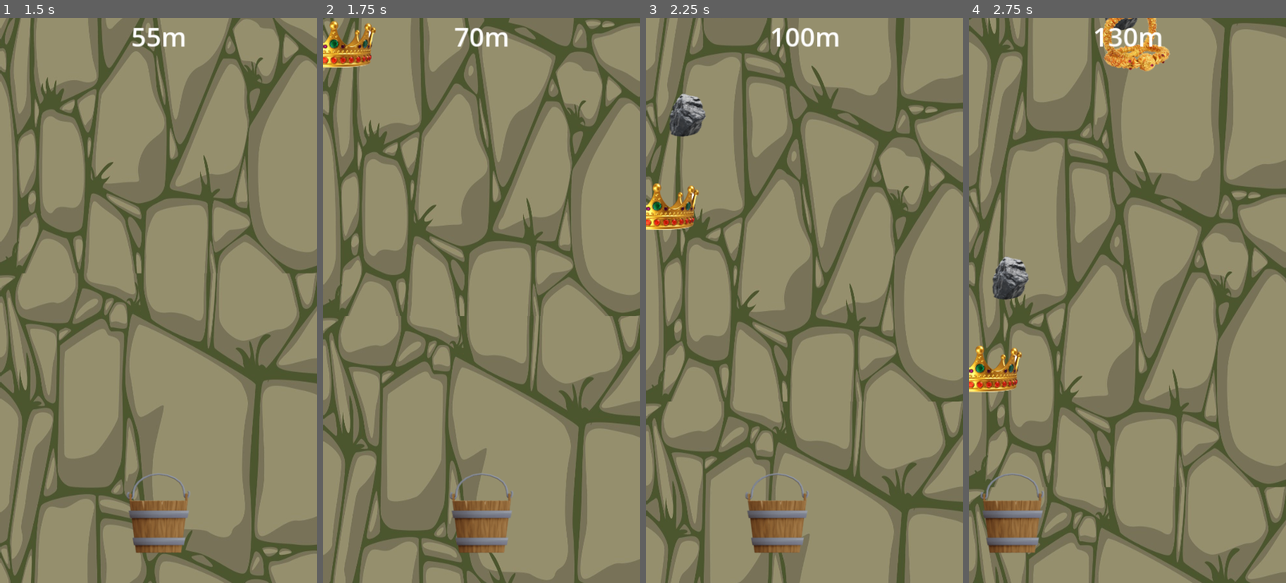
Above: before the commit, frames 1-4 (left to right).
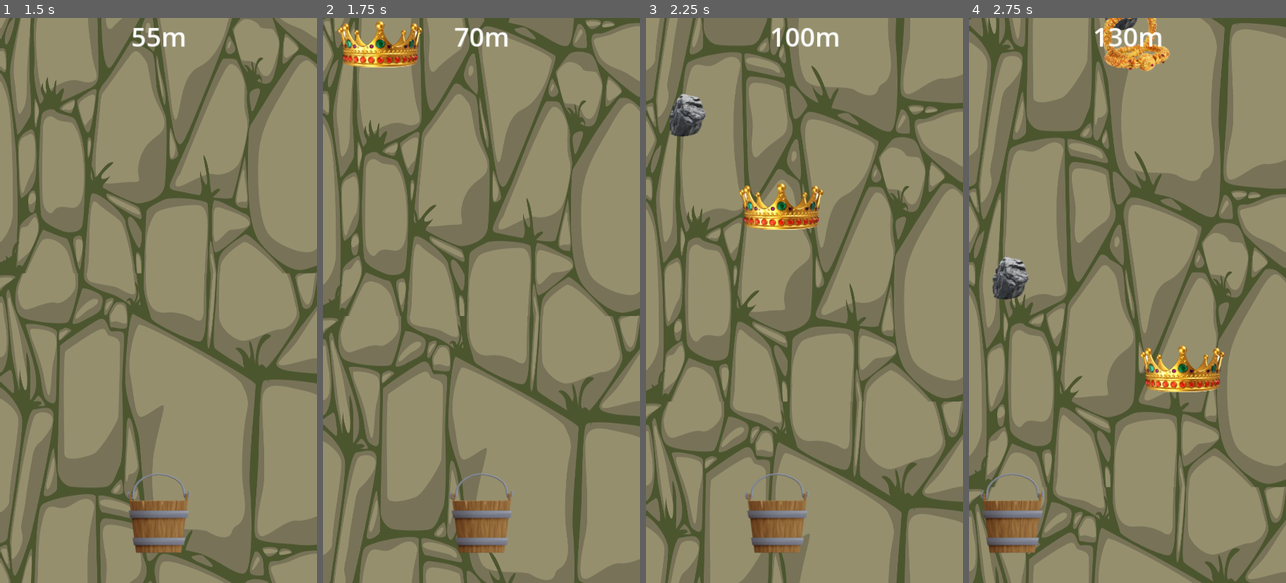
Above: after the commit, the same moments.

Repository: RehmahMuneeb/WWC
Game: Godot game, scene res://scenes/main.tscn
Two runs of this game, one before a commit and one after it. Both use one fixed random seed, a clock stepped at 60 frames per second and the inputs below.
Inputs (mouse positions are in pixels of both pictures, inside the frame that each line leads up to):
- Up to frame 1 (1.5 s): click "Play" at 0.5 s; move the mouse to (228, 272) at 1.27 s; click (228, 272) at 1.42 s
- Up to frame 2 (1.75 s): no input
- Up to frame 3 (2.25 s): drag from (741, 328) to (684, 40) at 2.02 s
- Up to frame 4 (2.75 s): no input

Frame 1 is identical in both runs. In frame 2, 1.9% of the frame differs, in the area x 0-32%, y 0-9%; in frame 3, 2.3%; in frame 4, 2.3%, in the area x 0-81%, y 58-67%.

Commit message:
deepseek

Diff:
--- a/jewel_sprite.gd
+++ b/jewel_sprite.gd
@@ -36,7 +36,6 @@
 	var screen_size = get_viewport_rect().size
 	screen_right_boundary = screen_size.x - 50
 
-# This function is called every frame
 func _process(delta):
 	# Update the spawn timer
 	spawn_timer -= delta
@@ -47,7 +46,8 @@
 		spawn_timer = spawn_interval  # Reset the timer for the next spawn
 
 	# Update positions of jewels on screen
-	for child in jewels_on_screen:
+	for i in range(jewels_on_screen.size() - 1, -1, -1):
+		var child = jewels_on_screen[i]
 		if child is Sprite2D and child.has_meta("velocity"):
 			# Update position based on velocity
 			var velocity = child.get_meta("velocity") as Vector2
@@ -57,13 +57,17 @@
 			if child.position.y > get_viewport().size.y + 50:
 				# Remove jewel from the scene when it falls off-screen
 				child.queue_free()
-				jewels_on_screen.erase(child)
+				jewels_on_screen.remove_at(i)
+				continue
 
 			# Horizontal boundary check (left and right walls)
 			if child.position.x <= screen_left_boundary or child.position.x >= screen_right_boundary:
 				# Reverse horizontal velocity when hitting the left or right boundary (bouncing effect)
 				velocity.x = -velocity.x  # Reverse the horizontal movement
 				child.set_meta("velocity", velocity)  # Update the jewel's velocity
+
+			# Clamp position to screen bounds
+			child.position.x = clamp(child.position.x, screen_left_boundary, screen_right_boundary)
 
 # Function to spawn a single jewel
 func spawn_jewel():
@@ -78,8 +82,12 @@
 func create_jewel() -> Sprite2D:
 	var jewel = Sprite2D.new()
 
-	# Create a new AtlasTexture instance for this jewel
-	var atlas_texture = load(atlas_texture_path).duplicate() as AtlasTexture
+	# Load the atlas texture
+	var atlas_texture = load(atlas_texture_path)
+	if not atlas_texture:
+		print("Error: Failed to load atlas texture at path ", atlas_texture_path)
+		return jewel
+	atlas_texture = atlas_texture.duplicate() as AtlasTexture
 
 	# Randomly select one of the jewel regions
 	var random_index = randi() % jewel_regions.size()
@@ -99,9 +107,6 @@
 	# Set the spawn position
 	jewel.position = Vector2(randf_range(0, get_viewport().size.x), -50)  # Random X, above the screen
 
-	# Enable _process for the jewel
-	jewel.set_process(true)
-
 	return jewel
 
 func _on_jewel_timer_timeout() -> void:
